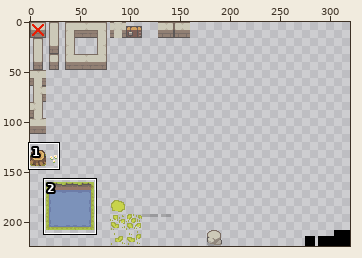
Sprite sheet -- Roguelike_unity/Assets/Art/Environment/Environment.png. Above, an overview of the earlier version with the close-up marked.
Close-up. Before:
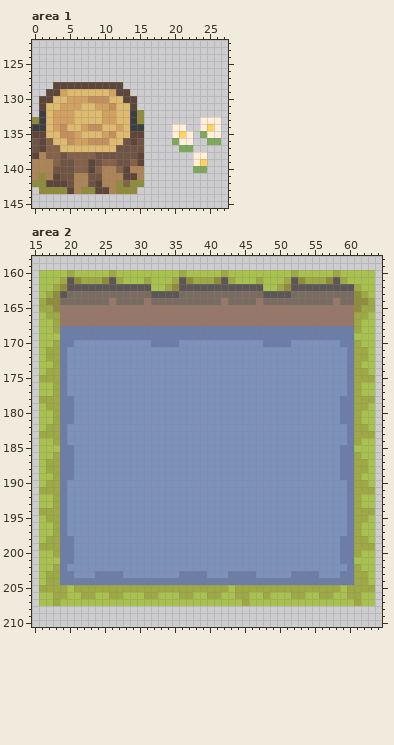
The file is 320x224 pixels. Colours within 5 levels of each other are drawn and written as one. Shown: area 1: x 0..27, y 122..145; area 2: x 15..64, y 158..210.
Once edited:
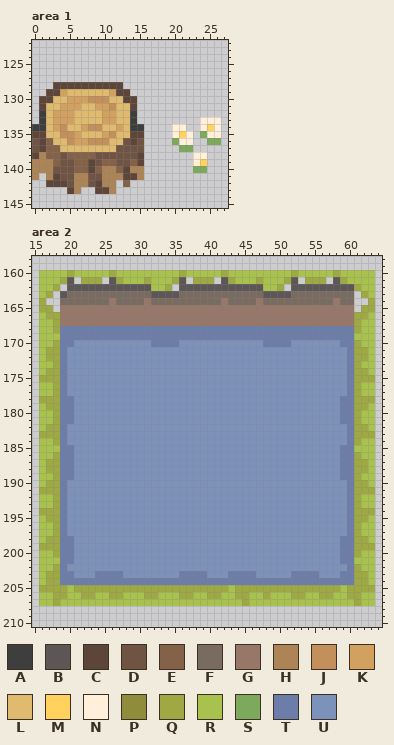
Palette (. is transparent): A #3e3e3e  B #5c5756  C #5d4639  D #705443  E #836247  F #7a6b61  G #977768  H #ad8455  J #c38f5a  K #d2a160  L #e0ba6e  M #ffd25e  N #ffefdb  P #8f8d3b  Q #9fa944  R #a9c24e  S #7da95c  T #6d7da9  U #7c92ba
The edit:
Area 1:
y 132: x 15 P -> .
y 133: x 0 P -> .; x 15 P -> .
y 141: x 1 P -> .
y 142: x 0..1 PP -> ..; x 12 P -> .; x 14..15 PP -> ..
y 143: x 1..4 PPPP -> ....; x 7..8 PP -> ..; x 12..14 PPP -> ...
Area 2:
y 161: x 21 P -> .; x 25 P -> .; x 37 P -> .; x 41 P -> .; x 53 P -> .; x 57 P -> .
y 162: x 19 P -> .; x 35 P -> .; x 51 P -> .
y 163: x 18 P -> .; x 61 P -> .
y 164: x 17..18 PP -> ..; x 61..62 PP -> ..
y 165: x 18 P -> .; x 61 P -> .
Changed places in both close-ups, as pixel boxes (x1, y1, x2, y2):
erased: (137, 110, 144, 124)
erased: (32, 117, 39, 124)
erased: (32, 173, 95, 194)
erased: (116, 180, 144, 194)
erased: (46, 277, 109, 312)
erased: (172, 277, 221, 291)
erased: (284, 277, 305, 291)
erased: (326, 277, 368, 312)
